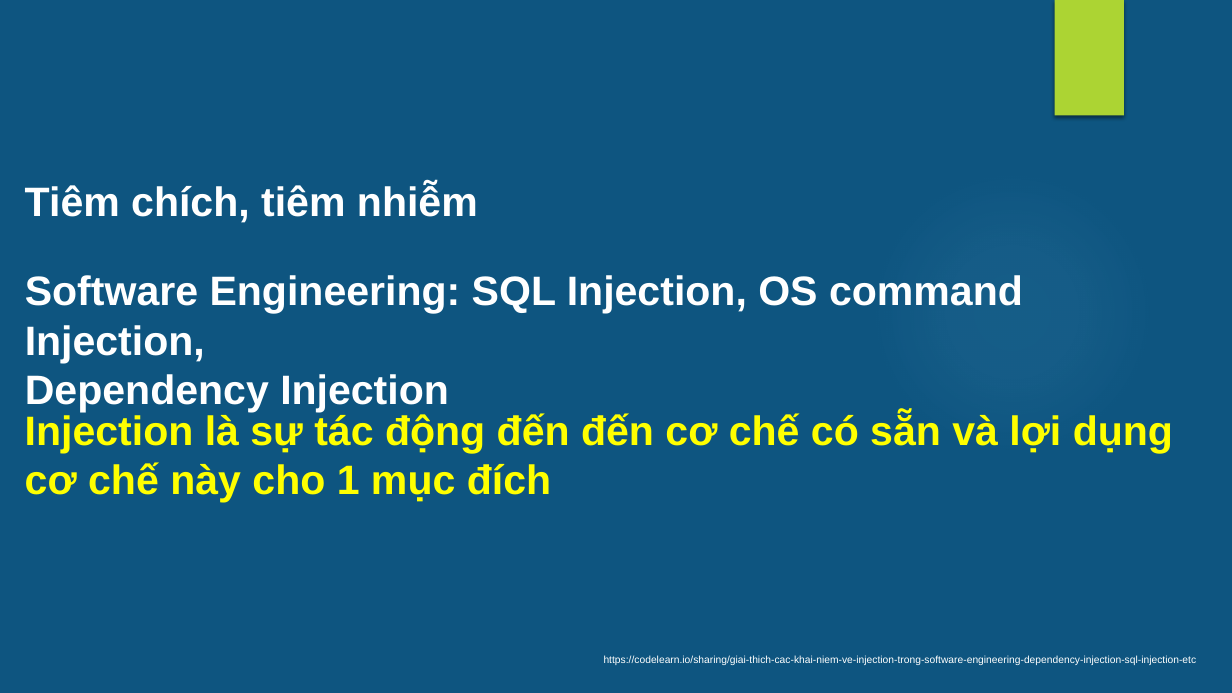
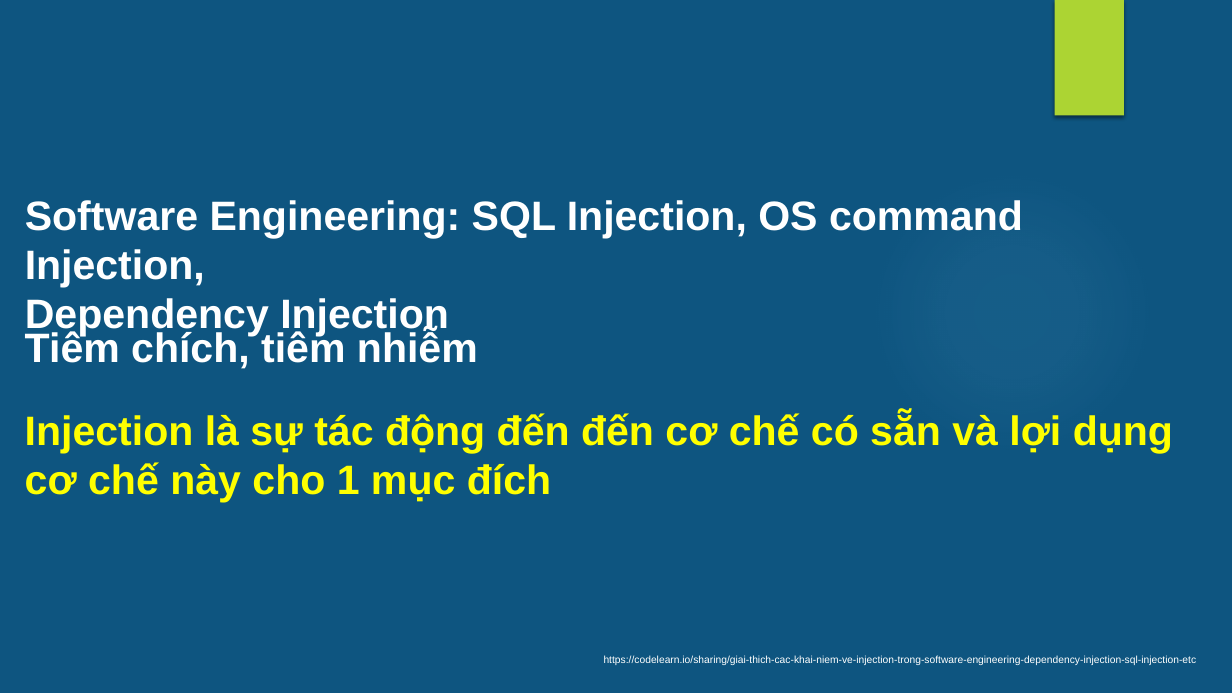
Before and after one commit to phamthanhtrungg/sql-injection, a slide deck: slide 7 of presentation.pptx. Drawn at 1232x693 pixels with LibreOffice and Linux fonts; fonts in the diff are those of the drawing; background and template pictures are left out. Boxes give left, top, right and bottom in pixels: in the first picture for what was removed or moved away, otherwise in the second. Text is boxed around its words. In the diff, an @@ line names an element or a change of style, - is before the commit and + after.

```diff
--- a/presentation.pptx
+++ b/presentation.pptx
@@ text "Software Engineering: SQL Injection, OS ...": place and size @@
-text "Software Engineering: SQL Injection, OS ..." at [25,275,1023,412]
+text "Software Engineering: SQL Injection, OS ..." at [25,200,1023,337]
@@ text "Tiêm chích, tiêm nhiễm": place and size @@
-text "Tiêm chích, tiêm nhiễm" at [25,183,478,223]
+text "Tiêm chích, tiêm nhiễm" at [25,329,478,369]
```
